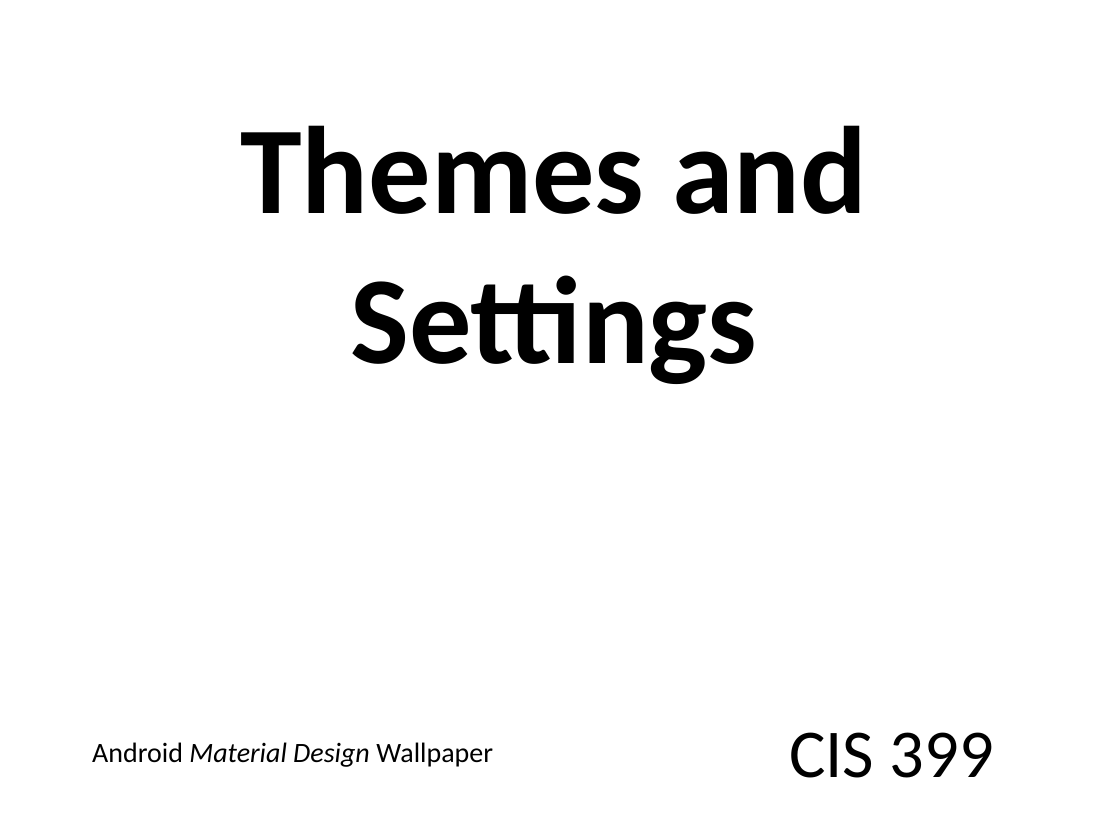
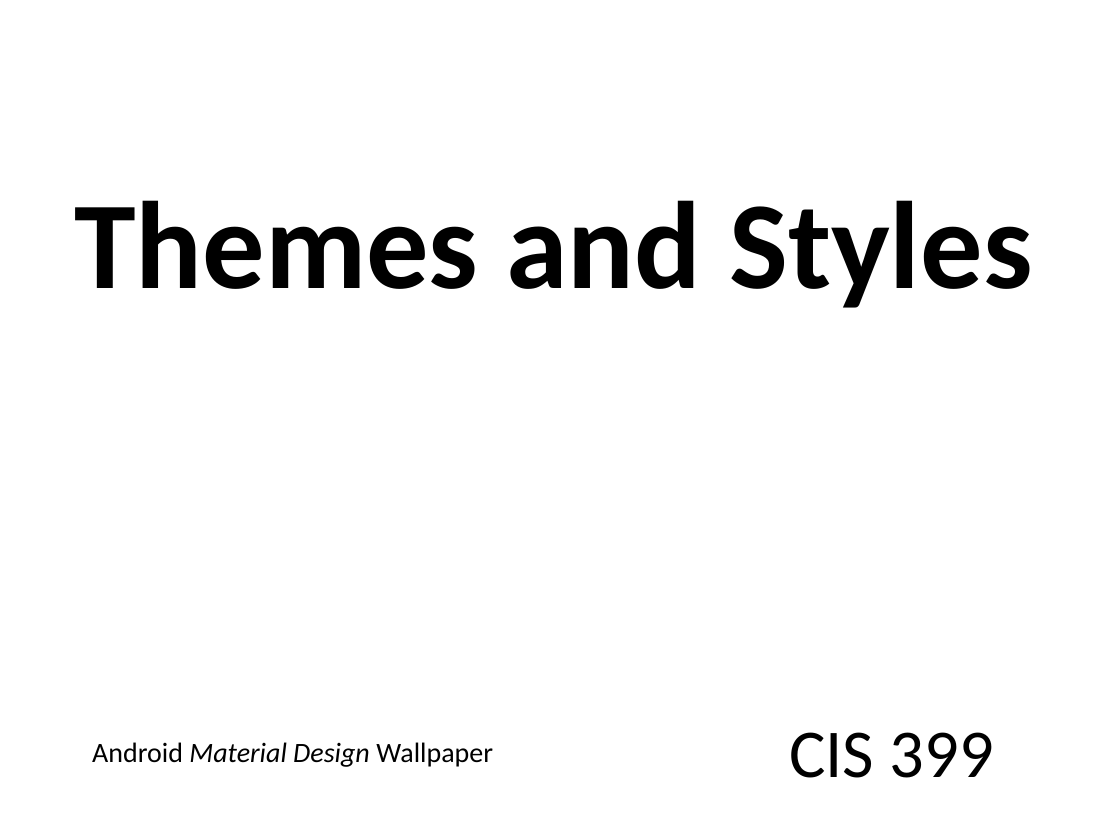
Before and after one commit to UO-CIS/CIS399Android-CourseMaterials, a slide deck: slide 1 of Notes and Slides/CIS399Wk2Day3a-Themes+Styles.pptx. Drawn at 1120x840 pixels with LibreOffice and Linux fonts; fonts in the diff are those of the drawing; background and template pictures are left out. Boxes give left, top, right and bottom in pixels: in the first picture for what was removed or moved away, otherwise in the second. Text is boxed around its words. In the diff, an @@ line names an element or a change of style, - is before the commit and + after.

```diff
--- a/Notes and Slides/CIS399Wk2Day3a-Themes+Styles.pptx
+++ b/Notes and Slides/CIS399Wk2Day3a-Themes+Styles.pptx
@@ title at (x1=74, y1=200, x2=1032, y2=308): text changed @@
-Themes and Settings
+Themes and Styles
```
Also in this commit, not shown: 3 other files.
